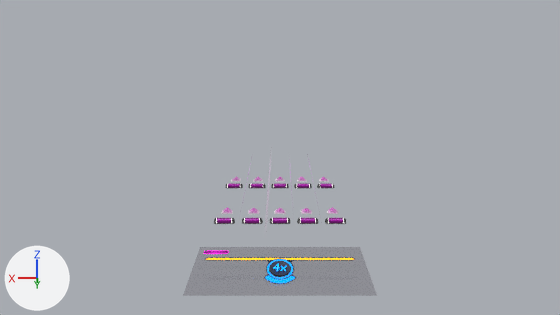
What one commit did to the Blender file blend/Baseweek Concert.blend.
One viewpoint serves both versions: the file's camera 'Camera_Main'. Arrows for +X, +Y and +Z are at lower left; the lights stay in place. Text is drawn in Blender's own font. The same objects are shown in both versions, whatever each file hides.

In view in the first picture: 'Energy Lifts', 'Energy Lifts.001', 'Multiplier', 'Notes', 'Overdrive Background', 'Smasher Board'.
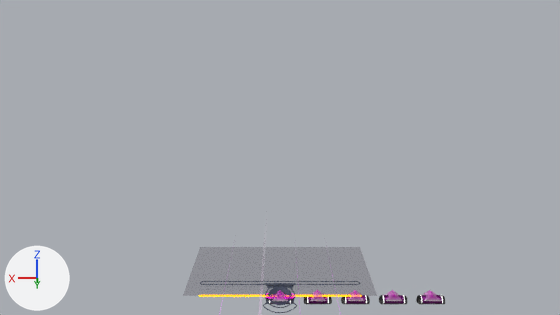
Pixel boxes (x1, y1, x2, y2) of what changed, in the pictures (560 x 315 px; the box of a moved part takes in the faces that stretch with it):
```json
{"object": "Notes", "change": "moved", "before": [214, 218, 346, 224], "after": [266, 295, 445, 304]}
{"object": "Multiplier", "change": "surface changed, reshaped, moved", "before": [264, 258, 296, 284], "after": [263, 284, 297, 313]}
{"object": "Energy Lifts", "change": "moved", "before": [231, 177, 329, 182], "after": [272, 290, 441, 301]}
{"object": "Overdrive Fill", "change": "moved", "before": [206, 258, 354, 260], "after": [198, 295, 362, 297]}
{"object": "Notes.001", "change": "moved", "before": [226, 184, 334, 188], "on screen": "not visible afterwards"}
{"object": "Energy Lifts.001", "change": "moved", "before": [221, 207, 339, 214], "on screen": "not visible afterwards"}
{"object": "Smashers", "change": "moved", "before": [204, 250, 229, 254], "after": [265, 293, 295, 298]}
{"part": 1, "of": "me_cylinder", "change": "moved or reshaped", "before": [205, 257, 355, 261], "after": [200, 281, 360, 285]}
{"part": 2, "of": "me_cylinder", "change": "built on", "after": [264, 283, 296, 288]}
{"part": 3, "of": "me_circle", "change": "moved or reshaped", "before": [264, 258, 296, 284], "after": [263, 284, 297, 313]}
```

Edits to the scene script, one JSON object a line:
```json
{"block": "me_cylinder", "where": "# used by ob_overdrive_background; location = (0.0, -1.53, 0.31); scale = (1.0, 0.896, 1.0)"}
{"op": "remove", "block": "me_cylinder", "code": "me_cylinder.from_pydata(...)  # 86 vertices, 62 faces; spans x -2.2..2.2, y -0.12..0.28, z -0.02..0.0"}
{"op": "add", "block": "me_cylinder", "code": "me_cylinder.from_pydata(...)  # 90 vertices, 84 faces; spans x -2.2..2.2, y -0.12..0.28, z -0.02..0.0"}
{"block": "me_cylinder", "change": "me_cylinder part 1"}
{"block": "me_cylinder", "change": "58 faces are deleted"}
{"block": "me_cylinder", "change": "4 vertices are added at (-2.2, 0.0, 0.0), (-2.16, 0.0, 0.0), (2.2, 0.0, 0.0), (2.16, 0.0, 0.0)"}
{"block": "me_cylinder", "change": "60 new faces join them"}
{"block": "me_cylinder", "change": "me_cylinder part 2"}
{"block": "me_cylinder", "change": "4 faces are deleted"}
{"block": "me_cylinder", "change": "24 new faces join them"}
{"op": "remove", "block": "me_cylinder", "code": "me_cylinder.materials.append(mat_energy_meter_empty)"}
{"block": "me_circle", "where": "# used by ob_multiplier; location = (0.0, -1.07, 0.23); rotation_euler = (-0.352, 0.0, 0.0), in degrees (-20, 0, 0)"}
{"op": "remove", "block": "me_circle", "code": "me_circle.from_pydata(...)  # 306 vertices, 300 faces; spans x -0.443..0.445, y -0.4..0.562, z -0.041..0.004"}
{"op": "add", "block": "me_circle", "code": "me_circle.from_pydata(...)  # 382 vertices, 328 faces; spans x -0.441..0.443, y -0.397..0.559, z -0.041..0.004"}
{"block": "me_circle", "change": "me_circle part 3: 299 vertices removed from x -0.443..0.445, y -0.4..0.562, z -0.04..0.004; 375 vertices added at x -0.441..0.443, y -0.397..0.559, z -0.04..0.004"}
{"block": "me_circle", "change": "me_circle part 4: the surface is now shaded flat"}
{"op": "remove", "block": "me_circle", "code": "me_circle.materials.append(mat_multiplier_fill)"}
{"op": "remove", "block": "me_circle", "code": "me_circle.materials.append(mat_multiplier_background)"}
{"op": "remove", "block": "me_circle", "code": "me_circle.materials.append(mat_energy_meter_empty)"}
{"op": "set", "path": "ob_notes.location", "old": "(2.0, -5.0, 0.2)", "new": "(0.0, 0.0, 0.0)"}
{"op": "set", "path": "ob_energy_lifts.location", "old": "(2.0, -10.0, 0.09)", "new": "(0.0, 0.0, 0.0)"}
{"op": "set", "path": "ob_notes_001.location", "old": "(2.0, -9.0, 0.2)", "new": "(0.0, 0.0, 0.0)"}
{"op": "set", "path": "ob_energy_lifts_001.location", "old": "(2.0, -6.0, 0.09)", "new": "(0.0, 0.0, 0.0)"}
{"op": "set", "path": "ob_smashers.location", "old": "(2.0, -2.6, 0.01)", "new": "(0.0, 0.0, 0.0)"}
{"op": "set", "path": "ob_multiplier.location", "old": "(0.0, -1.07, 0.23)", "new": "(0.0, 0.0, 0.0)"}
{"op": "set", "path": "ob_overdrive_fill.location", "old": "(0.0, -1.53, 0.31)", "new": "(0.0, 0.0, 0.0)"}
```
